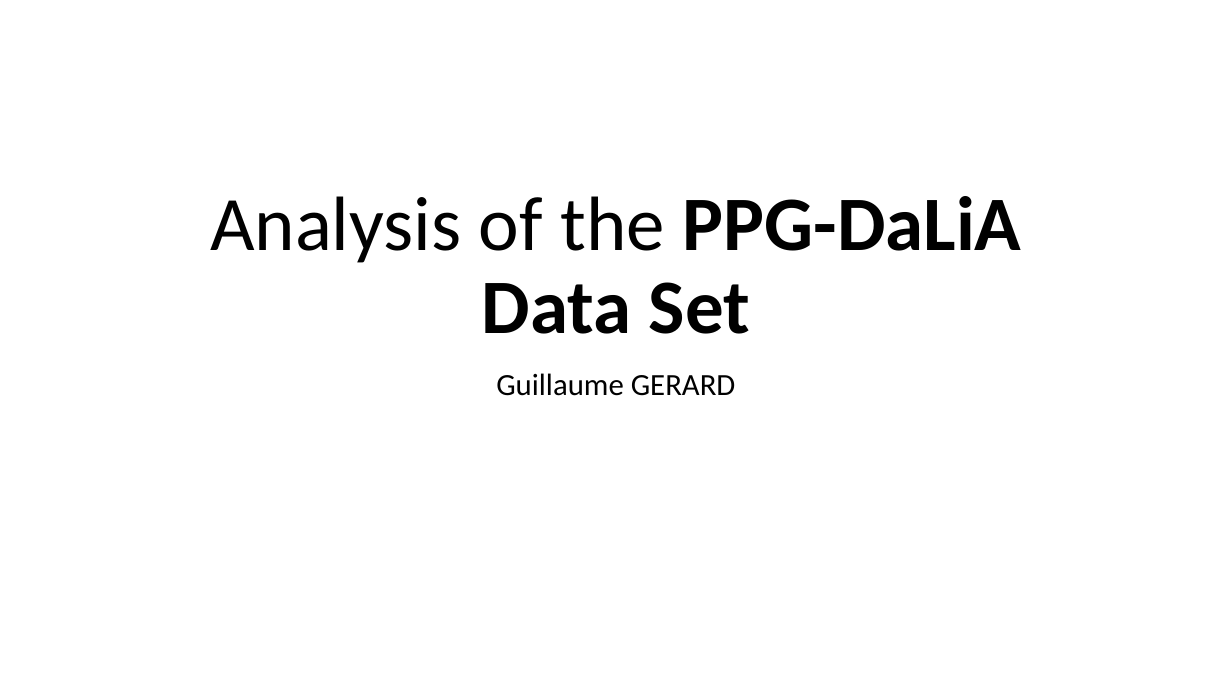
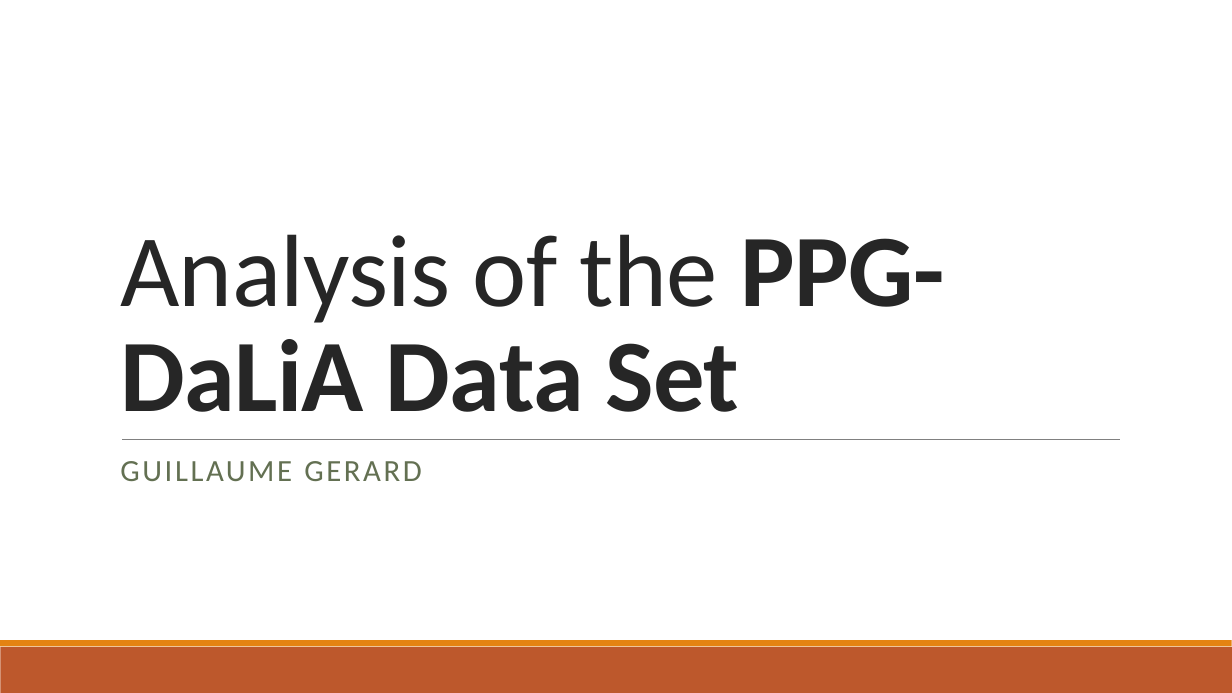
Before and after one commit to GuillaumeeG/Projet_Python_PPG_Dalia, a slide deck: slide 1 of ppt_tenant_aboutissant_pb.pptx. Drawn at 1232x693 pixels with LibreOffice and Linux fonts; fonts in the diff are those of the drawing. Boxes give left, top, right and bottom in pixels: in the first picture for what was removed or moved away, otherwise in the second. Text is boxed around its words. In the diff, an @@ line names an element or a change of style, - is before the commit and + after.

```diff
--- a/ppt_tenant_aboutissant_pb.pptx
+++ b/ppt_tenant_aboutissant_pb.pptx
@@ title "Analysis of the PPG-DaLiA Data ...": place and size @@
-title "Analysis of the PPG-DaLiA Data ..." at box(210, 196, 1022, 334)
+title "Analysis of the PPG-DaLiA Data ..." at box(120, 234, 945, 412)
@@ title "Analysis of the PPG-DaLiA Data ..." at box(120, 234, 945, 412): size 60 to 80 pt, text colour #000000 to #262626, letter spacing 0 to -0.5 pt; alignment centre to left; line spacing 0.9 to 0.85 @@
@@ line added from (122, 439) to (1120, 439), #808080 0.5 pt @@
@@ subtitle at box(120, 461, 422, 481): text changed; text colour #000000 to #637052 @@
-Guillaume GERARD
+GUILLAUME GERARD
@@ rectangle added at box(0, 647, 1232, 693), fill #BD582C @@
@@ rectangle added at box(0, 640, 1232, 647), fill #E48312 @@
```
Also in this commit, not shown: 2 other slides changed, 2 slides added, 1 slide removed.
